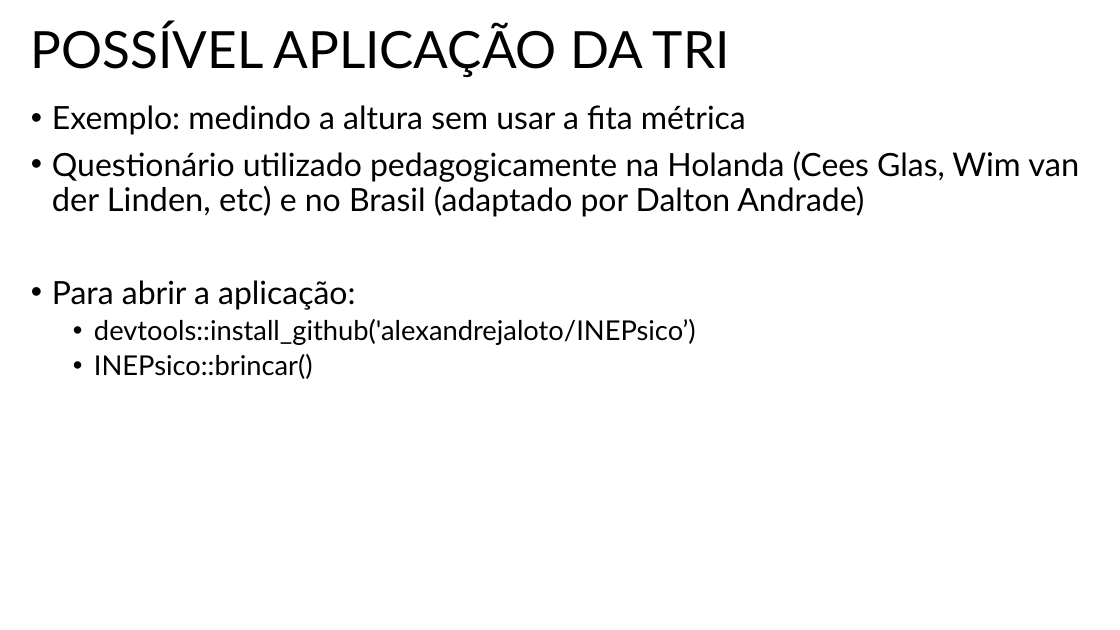
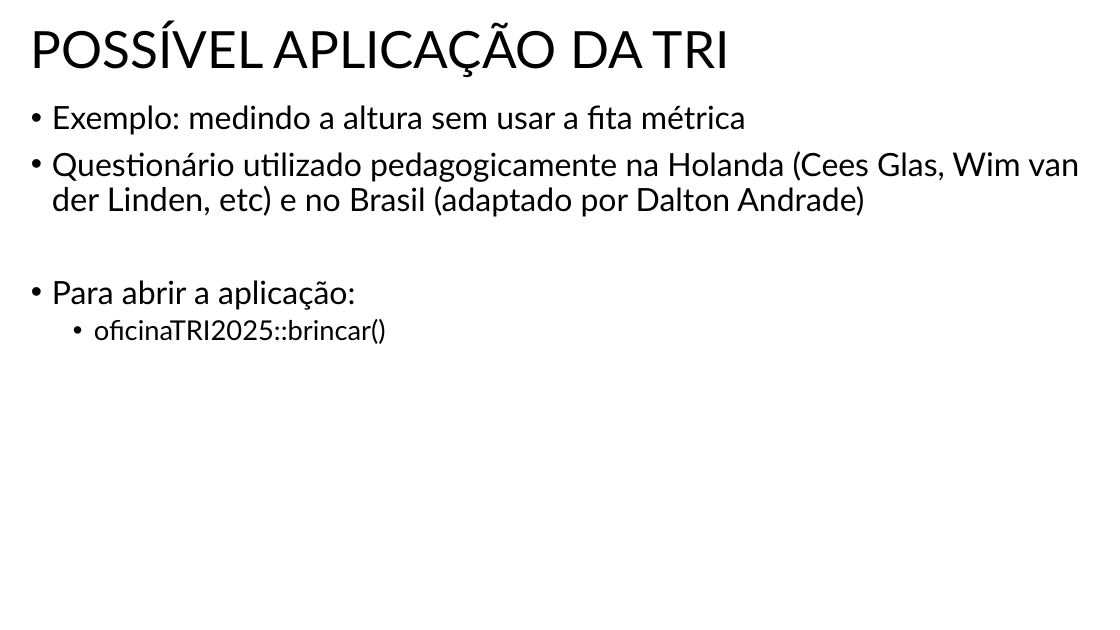
Before and after one commit to catvantelab/oficinaTRI2025, a slide deck: slide 18 of apresentacao/ampliando_regua.pptx. Drawn at 1120x630 pixels with LibreOffice and Linux fonts; fonts in the diff are those of the drawing. Boxes give left, top, right and bottom in pixels: in the first picture for what was removed or moved away, otherwise in the second. Text is boxed around its words. In the diff, an @@ line names an element or a change of style, - is before the commit and + after.

Commit message:
bug brincar() + atualização da apresentação com repositório correto

```diff
--- a/apresentacao/ampliando_regua.pptx
+++ b/apresentacao/ampliando_regua.pptx
@@ text at bbox=[94, 319, 386, 344]: text changed @@
-  • devtools::install_github('alexandrejaloto/INEPsico’)
-  • INEPsico::brincar()
+  • oficinaTRI2025::brincar()
```
Also in this commit, not shown: 2 other slides changed, 4 other files.
